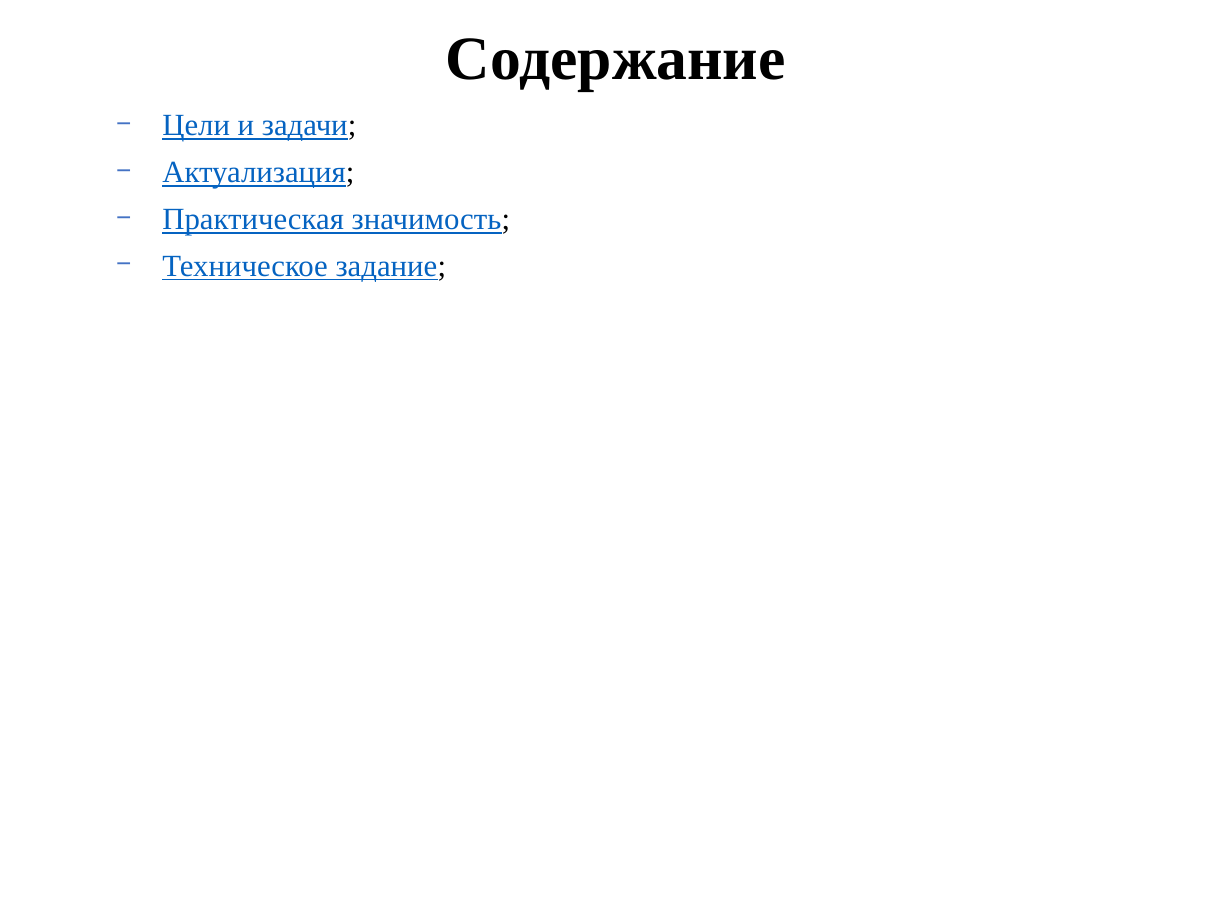
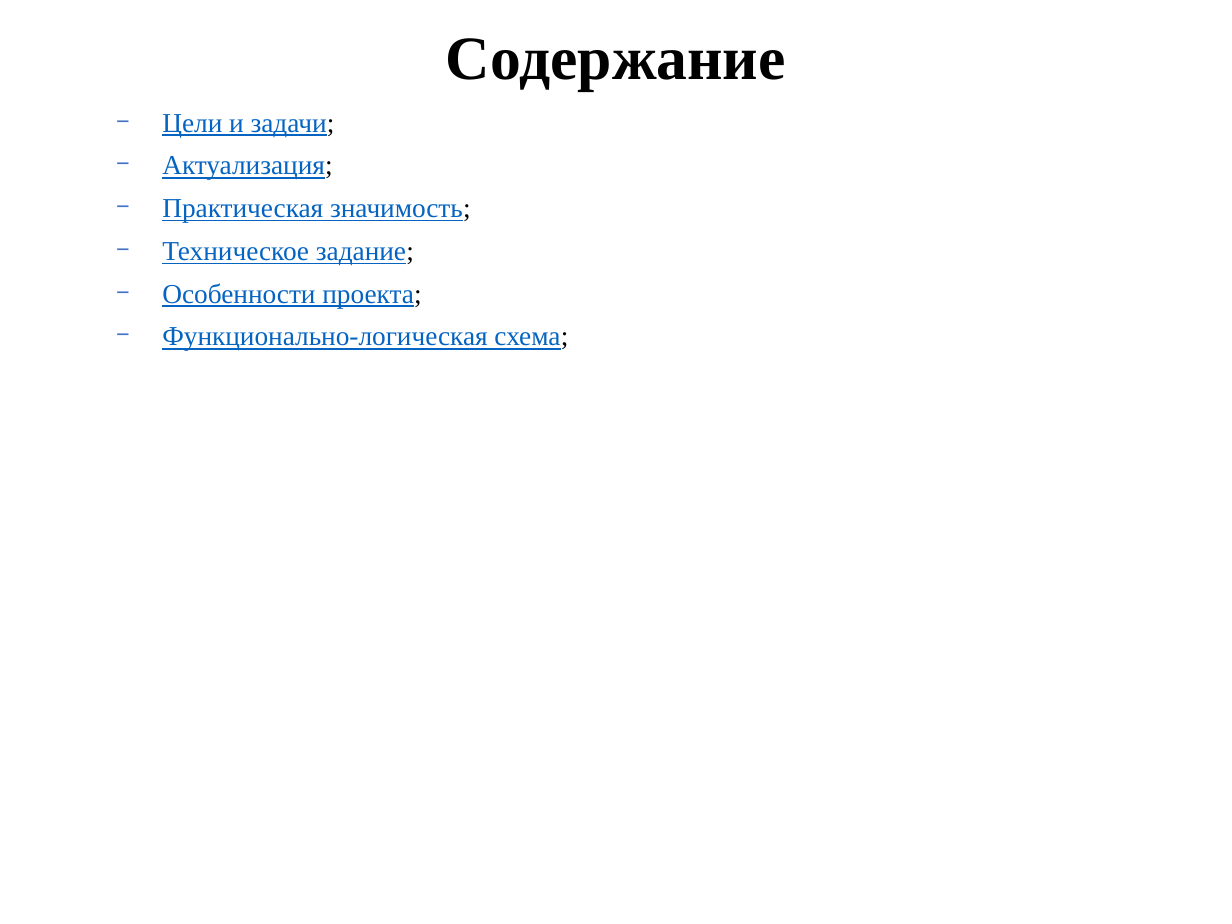
Before and after one commit to AntonSidorov1/DiplomProject, a slide deck: slide 2 of сидоров антон дмитриевич, Группа 493 - Презентация.pptx. Drawn at 1232x924 pixels with LibreOffice and Linux fonts; fonts in the diff are those of the drawing. Boxes give left, top, right and bottom in pixels: in the first picture for what was removed or moved away, otherwise in the second. Text is boxed around its words. In the diff, an @@ line names an element or a change of style, - is before the commit and + after.

```diff
--- a/сидоров антон дмитриевич, Группа 493 - Презентация.pptx
+++ b/сидоров антон дмитриевич, Группа 493 - Презентация.pptx
@@ text at box(162, 114, 471, 265): size 18 to 16 pt in "Цели и задачи;", "Актуализация;", "Практическая значимость;", "Техническое задание;" @@
@@ text at box(162, 283, 568, 351): paragraphs added @@
+− Особенности проекта;
+− Функционально-логическая схема;
```
Also in this commit, not shown: 4 other slides changed, 3 slides added, 2 slides removed, 5 other files.
